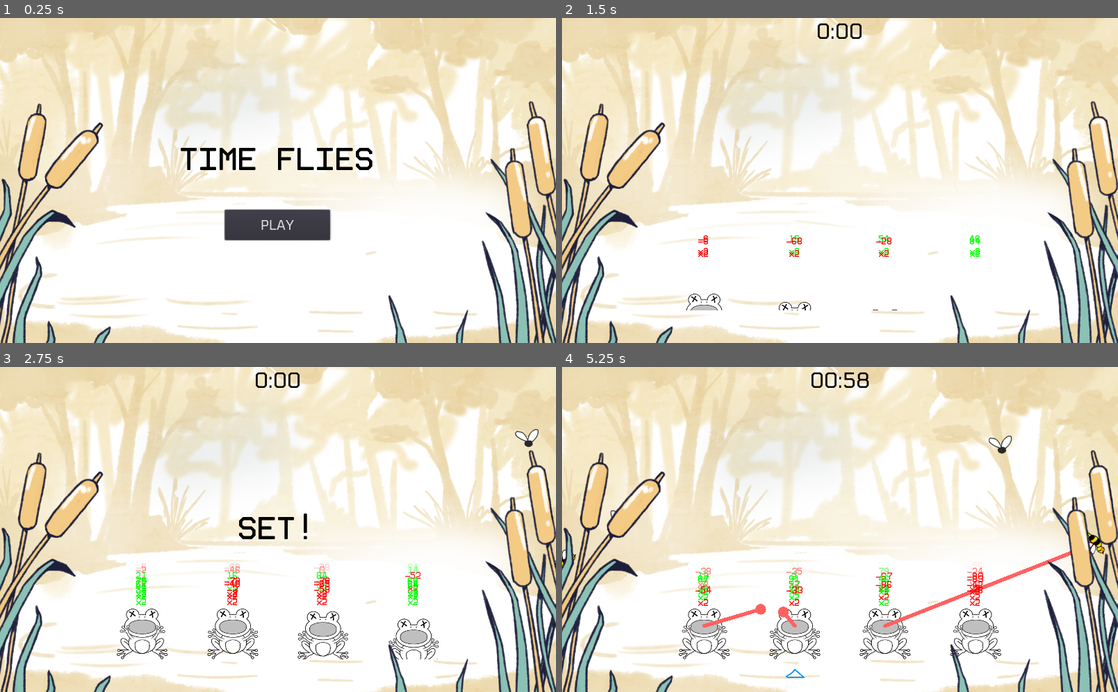
Above: before the commit, frames 1-4 (two rows, left to right).
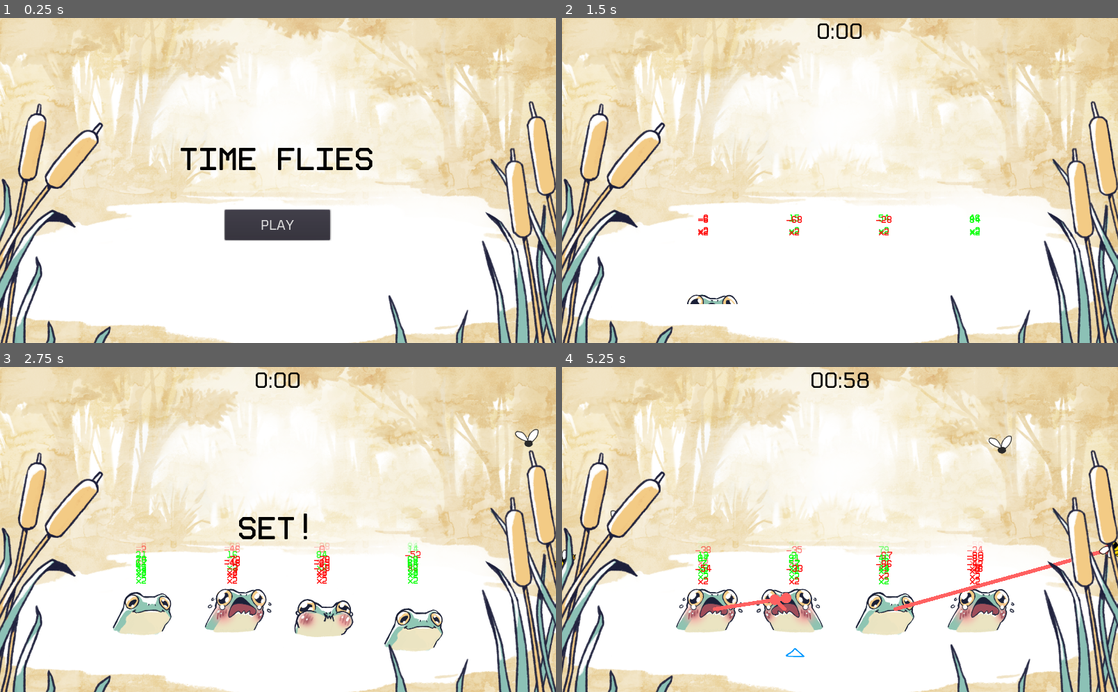
Above: after the commit, the same moments.

Repository: RichoM/time-flies
Game: Godot game, scene res://Menu.tscn
Two runs of this game, one before a commit and one after it. Both use one fixed random seed, a clock stepped at 60 frames per second and the inputs below.
Inputs (mouse positions are in pixels of both pictures, inside the frame that each line leads up to):
- Up to frame 1 (0.25 s): no input
- Up to frame 2 (1.5 s): click "PLAY" at 0.5 s; tap Enter (ui_accept) at 1.25, 1.35 s; move the mouse to (962, 164) at 1.27 s; click (962, 164) at 1.42 s
- Up to frame 3 (2.75 s): tap Enter (ui_accept) at 1.52, 1.82, 2.1, 2.27, 2.57 s; move the mouse to (166, 545) at 2.02 s; click (166, 545) at 2.17 s
- Up to frame 4 (5.25 s): move the mouse to (895, 458) at 2.77 s; tap Enter (ui_accept) at 2.85, 3.6, 3.77, 4.07, 4.35, 4.52, 4.82, 5.1 s; click (895, 458) at 2.92 s; move the mouse to (812, 594) at 3.52 s; click (812, 594) at 3.67 s; move the mouse to (1006, 578) at 4.27 s; click (1006, 578) at 4.42 s; move the mouse to (673, 480) at 5.02 s; click (673, 480) at 5.17 s

The runs differ from the first frame. In frame 1, 21% of the frame differs, in the area x 0-100%, y 0-100%; in frame 2, 22%; in frame 3, 26%; in frame 4, 28%.

Commit message:
Updated sprites and animations

Diff:
--- a/Frog.tscn
+++ b/Frog.tscn
@@ -1,12 +1,10 @@
-[gd_scene load_steps=17 format=2]
+[gd_scene load_steps=21 format=2]
 
 [ext_resource path="res://frog.gd" type="Script" id=1]
 [ext_resource path="res://tongue.gd" type="Script" id=2]
-[ext_resource path="res://assets/frog.png" type="Texture" id=3]
-[ext_resource path="res://assets/frog_open.png" type="Texture" id=4]
+[ext_resource path="res://assets/frogs.png" type="Texture" id=3]
 [ext_resource path="res://assets/circle.png" type="Texture" id=5]
 [ext_resource path="res://assets/active_marker.png" type="Texture" id=6]
-[ext_resource path="res://assets/frog_sad.png" type="Texture" id=7]
 [ext_resource path="res://sfx/chomp.mp3" type="AudioStream" id=8]
 [ext_resource path="res://sfx/croak.mp3" type="AudioStream" id=9]
 
@@ -18,6 +16,7 @@
 void fragment() {
 	vec2 p = UV + displacement;
 	if (p.y < 0.0) discard;
+	if (p.y > 1.0) discard;
 	else {
 		COLOR = texture(TEXTURE, UV + displacement);
 	}
@@ -29,31 +28,71 @@
 shader = SubResource( 5 )
 shader_param/displacement = Vector2( 0, 0 )
 
-[sub_resource type="AtlasTexture" id=3]
+[sub_resource type="AtlasTexture" id=9]
 flags = 4
-atlas = ExtResource( 7 )
-region = Rect2( 0, 0, 188, 207 )
+atlas = ExtResource( 3 )
+region = Rect2( 500, 0, 250, 250 )
 
-[sub_resource type="AtlasTexture" id=4]
+[sub_resource type="AtlasTexture" id=12]
 flags = 4
-atlas = ExtResource( 7 )
-region = Rect2( 188, 0, 188, 207 )
+atlas = ExtResource( 3 )
+region = Rect2( 0, 0, 250, 250 )
+
+[sub_resource type="AtlasTexture" id=13]
+flags = 4
+atlas = ExtResource( 3 )
+region = Rect2( 250, 0, 250, 250 )
+
+[sub_resource type="AtlasTexture" id=16]
+flags = 4
+atlas = ExtResource( 3 )
+region = Rect2( 0, 0, 250, 250 )
+
+[sub_resource type="AtlasTexture" id=14]
+flags = 4
+atlas = ExtResource( 3 )
+region = Rect2( 1000, 0, 250, 250 )
+
+[sub_resource type="AtlasTexture" id=15]
+flags = 4
+atlas = ExtResource( 3 )
+region = Rect2( 1250, 0, 250, 250 )
+
+[sub_resource type="AtlasTexture" id=10]
+flags = 4
+atlas = ExtResource( 3 )
+region = Rect2( 750, 0, 250, 250 )
+
+[sub_resource type="AtlasTexture" id=11]
+flags = 4
+atlas = ExtResource( 3 )
+region = Rect2( 1000, 0, 250, 250 )
 
 [sub_resource type="SpriteFrames" id=1]
 animations = [ {
-"frames": [ ExtResource( 4 ) ],
+"frames": [ SubResource( 9 ) ],
 "loop": true,
 "name": "open",
 "speed": 5.0
 }, {
-"frames": [ ExtResource( 3 ) ],
+"frames": [ SubResource( 12 ), SubResource( 13 ) ],
+"loop": true,
+"name": "eating",
+"speed": 5.0
+}, {
+"frames": [ SubResource( 16 ) ],
 "loop": true,
 "name": "closed",
 "speed": 5.0
 }, {
-"frames": [ SubResource( 3 ), SubResource( 4 ) ],
+"frames": [ SubResource( 14 ), SubResource( 15 ) ],
 "loop": true,
 "name": "sad",
+"speed": 5.0
+}, {
+"frames": [ SubResource( 10 ), SubResource( 11 ) ],
+"loop": true,
+"name": "hurt",
 "speed": 5.0
 } ]
 
@@ -82,13 +121,13 @@
 [node name="body" type="AnimatedSprite" parent="."]
 material = SubResource( 8 )
 position = Vector2( 0, -32.328 )
-scale = Vector2( 0.5, 0.45 )
+scale = Vector2( 0.6, 0.6 )
 frames = SubResource( 1 )
 animation = "closed"
 playing = true
 
 [node name="tongue" type="Node2D" parent="."]
-position = Vector2( 0, -47 )
+position = Vector2( 19, -39 )
 script = ExtResource( 2 )
 
 [node name="line" type="Line2D" parent="tongue"]
--- a/Level.tscn
+++ b/Level.tscn
@@ -17,7 +17,7 @@
 tracks/0/interp = 1
 tracks/0/loop_wrap = true
 tracks/0/imported = false
-tracks/0/enabled = true
+tracks/0/enabled = false
 tracks/0/keys = {
 "times": PoolRealArray( 0 ),
 "transitions": PoolRealArray( 1 ),
@@ -31,7 +31,7 @@
 tracks/1/interp = 1
 tracks/1/loop_wrap = true
 tracks/1/imported = false
-tracks/1/enabled = true
+tracks/1/enabled = false
 tracks/1/keys = {
 "times": PoolRealArray( 0.5 ),
 "transitions": PoolRealArray( 1 ),
@@ -45,7 +45,7 @@
 tracks/2/interp = 1
 tracks/2/loop_wrap = true
 tracks/2/imported = false
-tracks/2/enabled = true
+tracks/2/enabled = false
 tracks/2/keys = {
 "times": PoolRealArray( 1 ),
 "transitions": PoolRealArray( 1 ),
@@ -59,7 +59,7 @@
 tracks/3/interp = 1
 tracks/3/loop_wrap = true
 tracks/3/imported = false
-tracks/3/enabled = true
+tracks/3/enabled = false
 tracks/3/keys = {
 "times": PoolRealArray( 1.6 ),
 "transitions": PoolRealArray( 1 ),
@@ -207,6 +207,7 @@
 stream = ExtResource( 7 )
 
 [node name="frogs" type="Node2D" parent="."]
+position = Vector2( 0, -39 )
 
 [node name="Frog0" parent="frogs" instance=ExtResource( 9 )]
 position = Vector2( -250, 0 )
--- a/frog.gd
+++ b/frog.gd
@@ -12,6 +12,14 @@
 
 func set_target(point):
 	tongue.set_target(point)
+	var target = get_viewport().canvas_transform.xform_inv(point)
+	if target.x < position.x:
+		body.flip_h = true
+		tongue.position.x = -19
+	else:
+		body.flip_h = false
+		tongue.position.x = 19
+
 
 func eat(bugs):
 	var penalty = false
@@ -37,11 +45,11 @@
 func tongue_collision(point):
 	if !tongue.sticky: return
 	tongue.tongue_crossing_at(point)
-	take_damage()
+	take_damage(false)
 
-func take_damage():
+func take_damage(hurt : bool):
 	$hurt_sfx.play(0)
-	body.play("sad")
+	body.play("hurt" if hurt else "sad")
 	disabled = true
 	yield(get_tree().create_timer(2), "timeout")
 	modulate = Color.white
@@ -57,9 +65,12 @@
 		msg += "\nx" + str(multiplier)
 	point_msg.show_msg(msg, Color.green if points > 0 else Color.red)
 	if points < 0:
-		take_damage()
+		take_damage(points < -10)
 	else:
 		$eat_sfx.play(0)
+		body.play("eating")
+		yield(get_tree().create_timer(1), "timeout")
+		body.play("closed")
 
 func appear():
 	$player.play("appear", -1, 0.75)
Binary file changed: assets/background.png
Binary file added: assets/frogs.png
Not shown, added: assets/frogs.png.import
Binary file changed: assets/juncos.png
Not shown, added: assets/frogs.xcf
Not shown, added: assets/frogs_2.xcf
